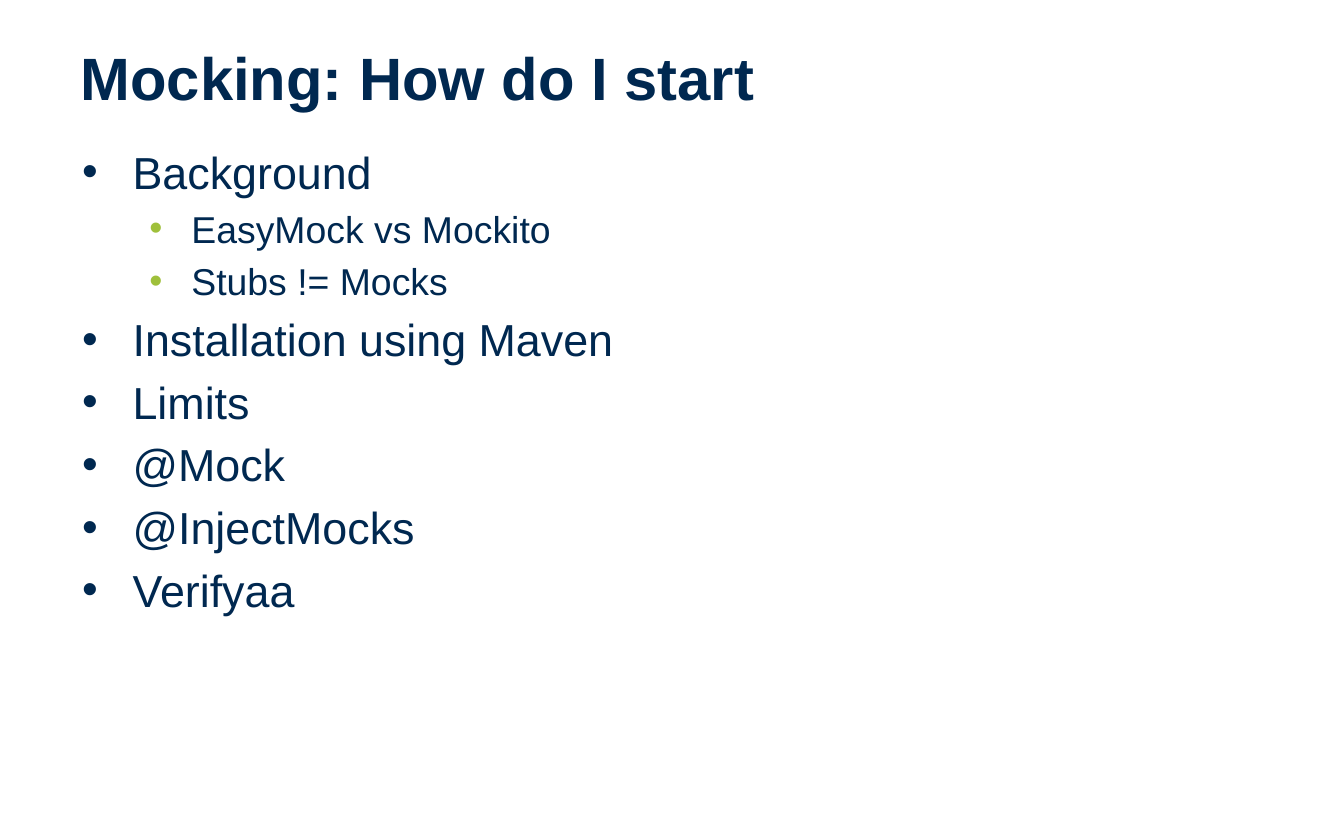
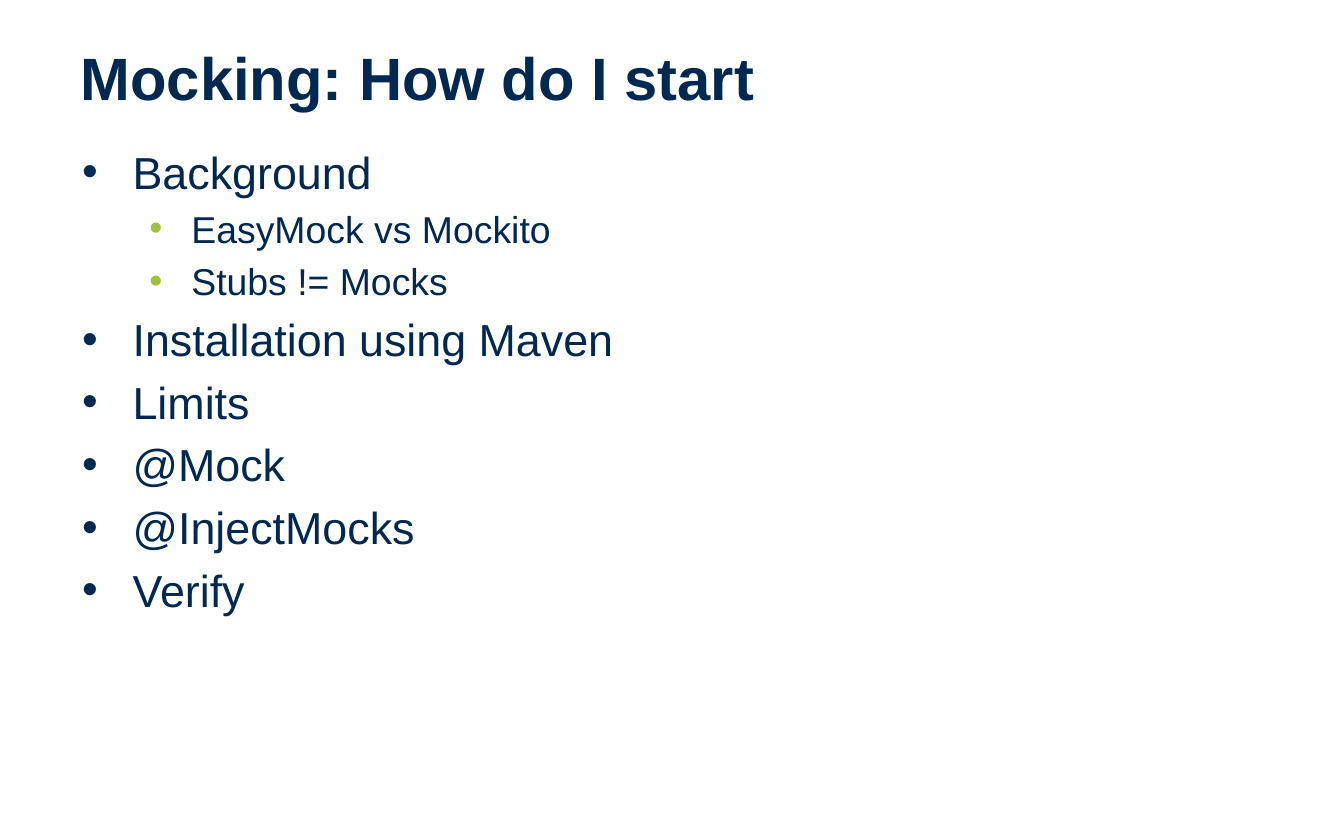
Before and after one commit to entelect/Dojo_UnitTesting_Java, a slide deck: slide 7 of Entelect Dojo Unit Testing.pptx. Drawn at 1344x840 pixels with LibreOffice and Linux fonts; fonts in the diff are those of the drawing; background and template pictures are left out. Boxes give left, top, right and bottom in pixels: in the first picture for what was removed or moved away, otherwise in the second. Text is boxed around its words. In the diff, an @@ line names an element or a change of style, - is before the commit and + after.

```diff
--- a/Entelect Dojo Unit Testing.pptx
+++ b/Entelect Dojo Unit Testing.pptx
@@ text at box(133, 574, 245, 616): text changed @@
-• Verifyaa
+• Verify
```
Also in this commit, not shown: 1 other file.
